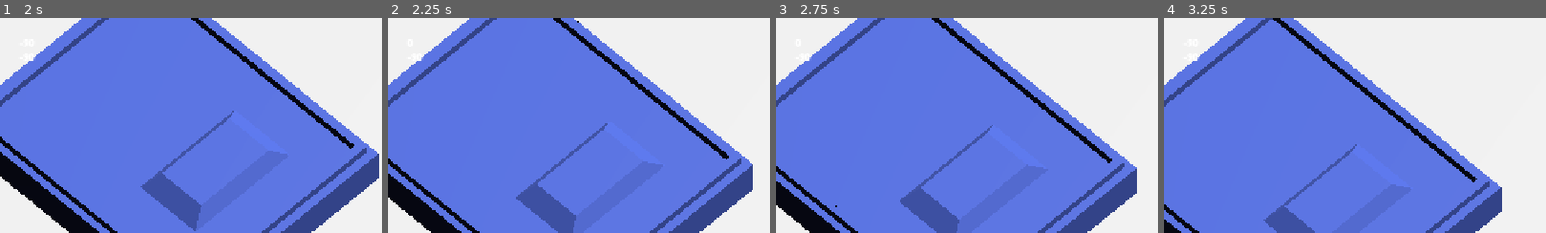
Above: before the commit, frames 1-4 (left to right).
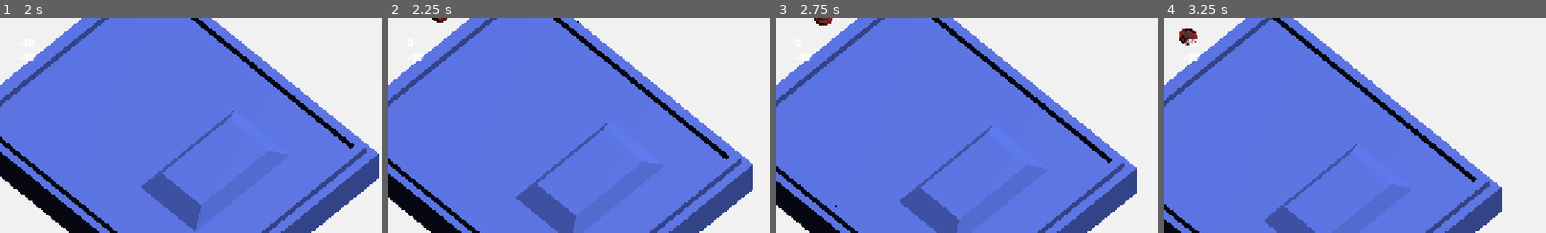
Above: after the commit, the same moments.

Repository: WeronikaKowalkowska/dnsgamejam
Game: Godot game, scene res://scenes/menu.tscn
Two runs of this game, one before a commit and one after it. Both use one fixed random seed, a clock stepped at 60 frames per second and the inputs below.
Inputs (mouse positions are % of the whole screen's width and height, from its top left):
- Up to frame 1 (2 s): click "Play" at 0.5 s; tap Enter (ui_accept) at 1.25, 1.52 s; move the mouse to (72, 45) at 1.27 s; hold D (move_right) from 1.28 s (still down); tap E at 1.35 s; click (72, 45) at 1.42 s
- Up to frame 2 (2.25 s): release D (move_right) at 2 s; drag from (30, 55) to (45, 70) at 2.02 s
- Up to frame 3 (2.75 s): no input
- Up to frame 4 (3.25 s): move the mouse to (60, 28) at 2.77 s; hold D (move_right) from 2.78 s (still down); tap E at 2.85 s
The pictures show only the part of the screen within x 0-50%, y 0-50%; the shares and areas given below are measured in that part.

Frame 1 is identical in both runs. In frame 2, less than 0.1% of the frame differs, in the area x 11-16%, y 0-3%; in frame 3, 0.1%; in frame 4, 0.3%, in the area x 4-9%, y 4-13%.

Commit message:
change scene on micha

Diff:
--- /dev/null
+++ b/assets/models/micha_z_zarciem.gd
@@ -0,0 +1,22 @@
+extends Area3D
+
+@onready var kot = $"../KotCharacterBody3D/Sprite3D"
+@onready var collider = $CollisionShape3D
+@onready var scene = "res://scenes/menu.tscn"
+
+
+# Called when the node enters the scene tree for the first time.
+func _ready() -> void:
+	body_entered.connect(_on_body_entered) # Replace with function body.
+
+
+func _on_body_entered(body: Node3D) -> void:
+	# Sprawdzamy, czy obiekt, który wszedł w kolizję, to nasz kot
+	# (Możesz też sprawdzić po nazwie: body.name == "KotCharacterBody3D")
+	if body.name == "KotCharacterBody3D":
+		print("Kot dotarł do celu! Zmiana sceny...")
+
+		# Zmiana sceny w Godot 4
+		var error = get_tree().change_scene_to_file(scene)
+		if error != OK:
+			print("Błąd podczas zmiany sceny: ", error)
--- /dev/null
+++ b/micha_z_zarciem.tscn
@@ -0,0 +1,5 @@
+[gd_scene format=3 uid="uid://du0thmb26nwad"]
+
+[ext_resource type="PackedScene" uid="uid://deqe8ykh2k5ii" path="res://assets/models/MichaZZarciem.fbx" id="1_efdf0"]
+
+[node name="MichaZZarciem" unique_id=111147647 instance=ExtResource("1_efdf0")]
--- a/scenes/main.tscn
+++ b/scenes/main.tscn
@@ -120,6 +120,8 @@
 [ext_resource type="Texture2D" uid="uid://dc3ol50fsb762" path="res://animations/dog/Klatka_4w.png" id="81_eh25q"]
 [ext_resource type="Texture2D" uid="uid://bm1l1npxa7hdw" path="res://animations/ghost/Warstwa_1w.png" id="81_w6a6y"]
 [ext_resource type="Texture2D" uid="uid://bipffadnhvcc" path="res://animations/dog/Warstwa_1w.png" id="82_joh2r"]
+[ext_resource type="Script" uid="uid://cymix0krhqtov" path="res://assets/models/micha_z_zarciem.gd" id="121_2cr71"]
+[ext_resource type="PackedScene" uid="uid://deqe8ykh2k5ii" path="res://assets/models/MichaZZarciem.fbx" id="122_1hbcg"]
 
 [sub_resource type="ProceduralSkyMaterial" id="ProceduralSkyMaterial_sgp6g"]
 sky_horizon_color = Color(0.66224277, 0.6717428, 0.6867428, 1)
@@ -669,6 +671,8 @@
 }
 point_count = 6
 
+[sub_resource type="SphereShape3D" id="SphereShape3D_thjtm"]
+
 [node name="Main" type="Node3D" unique_id=1048634786]
 script = ExtResource("1_jkv2x")
 
@@ -833,3 +837,12 @@
 [node name="Path3D" type="Path3D" parent="." unique_id=69274219]
 transform = Transform3D(1, 0, 0, 0, 1, 0, 0, 0, 1, -7.2093697, 0, -6.1942897)
 curve = SubResource("Curve3D_85g3d")
+
+[node name="Area3D" type="Area3D" parent="." unique_id=606826793]
+transform = Transform3D(2, 0, 0, 0, 2, 0, 0, 0, 2, -1.0838761, 1.3113022e-08, 1.3571682)
+script = ExtResource("121_2cr71")
+
+[node name="MichaZZarciem" parent="Area3D" unique_id=111147647 instance=ExtResource("122_1hbcg")]
+
+[node name="CollisionShape3D" type="CollisionShape3D" parent="Area3D" unique_id=1680669789]
+shape = SubResource("SphereShape3D_thjtm")
Not shown, added: assets/models/micha_z_zarciem.gd.uid
